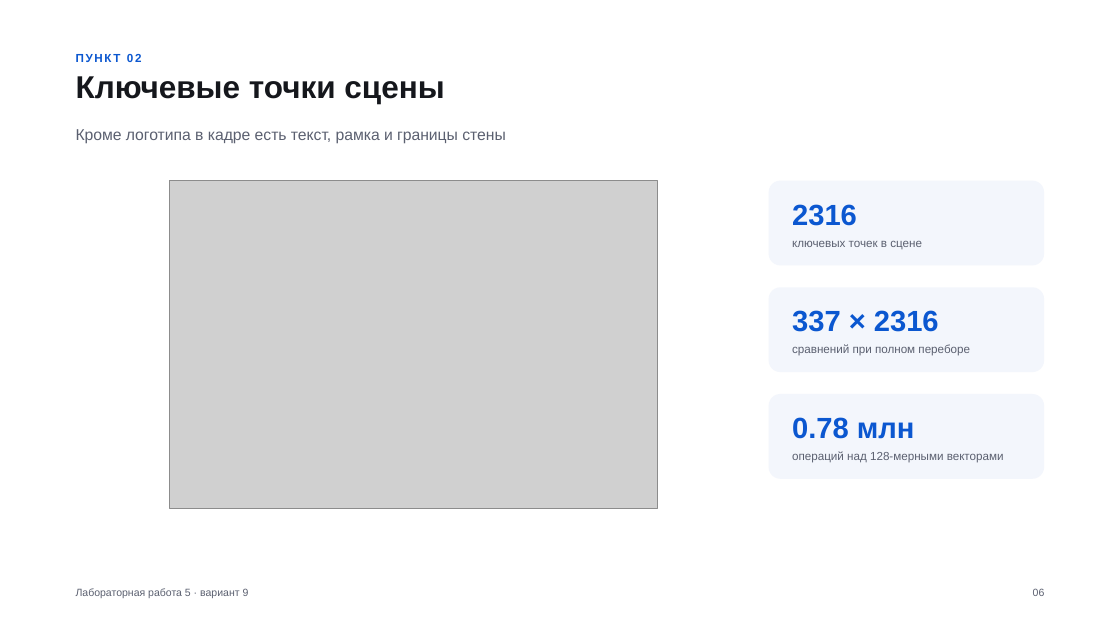
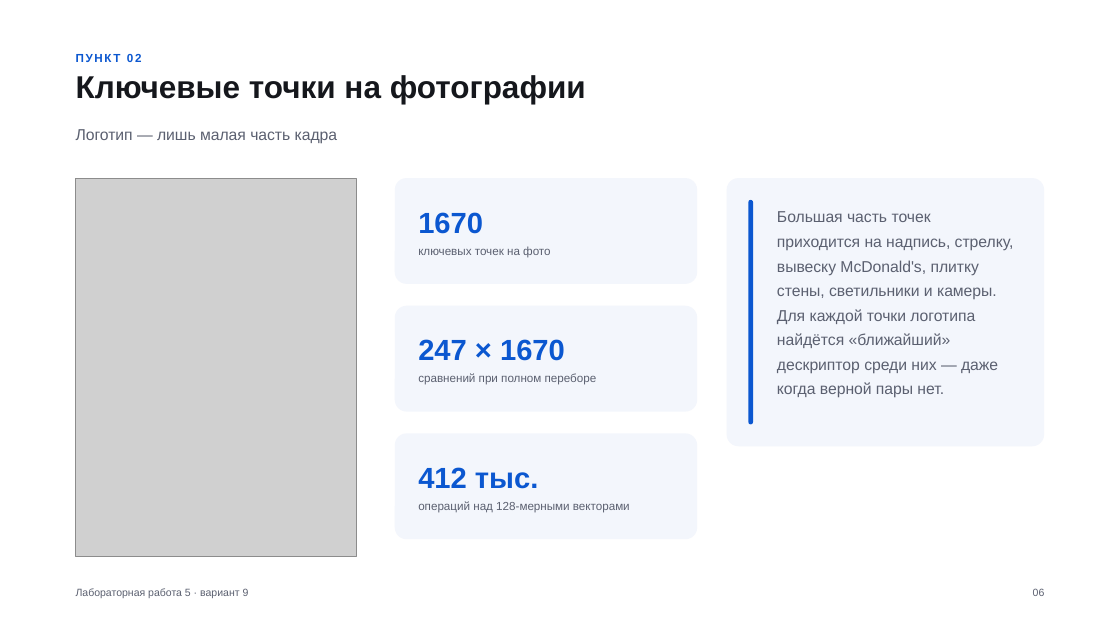
Before and after one commit to stepanshepilov/TSU_CV, a slide deck: slide 6 of lab5/Лабораторная_5_вариант_9.pptx. Drawn at 1120x630 pixels with LibreOffice and Linux fonts; fonts in the diff are those of the drawing; grey boxes stand for pictures. Boxes give left, top, right and bottom in pixels: in the first picture for what was removed or moved away, otherwise in the second. Text is boxed around its words. In the diff, an @@ line names an element or a change of style, - is before the commit and + after.

```diff
--- a/lab5/Лабораторная_5_вариант_9.pptx
+++ b/lab5/Лабораторная_5_вариант_9.pptx
@@ text at (76, 75, 586, 104): text changed @@
-Ключевые точки сцены
+Ключевые точки на фотографии
@@ text at (76, 129, 338, 144): text changed @@
-Кроме логотипа в кадре есть текст, рамка и границы стены
+Логотип — лишь малая часть кадра
@@ picture: place and size @@
-picture at (170, 181, 657, 508)
+picture at (76, 178, 356, 556)
@@ rounded rectangle: place and size @@
-rounded rectangle at (769, 181, 1044, 266)
+rounded rectangle at (395, 178, 697, 284)
@@ rounded rectangle added at (727, 178, 1044, 446), fill #F3F6FC @@
@@ rounded rectangle added at (749, 200, 754, 424), fill #0B57D0 @@
@@ text removed at (792, 204, 857, 226) @@
-2316
@@ text added at (418, 212, 483, 234), 25 pt, text #0B57D0, bold @@
+1670
@@ text added at (777, 211, 1014, 398), 13.5 pt, text #5B6070 @@
+Большая часть точек приходится на надпись, стрелку, вывеску McDonald's, плитку стены, светильники и камеры. Для каждой точки логотипа найдётся «ближайший» дескриптор среди них — даже когда верной пары нет.
@@ text at (418, 246, 550, 258): text changed @@
-ключевых точек в сцене
+ключевых точек на фото
@@ rounded rectangle: place and size @@
-rounded rectangle at (769, 287, 1044, 372)
+rounded rectangle at (395, 306, 697, 412)
@@ text removed at (792, 310, 939, 332) @@
-337 × 2316
@@ text added at (418, 339, 565, 361), 25 pt, text #0B57D0, bold @@
+247 × 1670
@@ text "сравнений при полном переборе": place and size @@
-text "сравнений при полном переборе" at (792, 344, 970, 356)
+text "сравнений при полном переборе" at (418, 373, 597, 385)
@@ text removed at (792, 417, 915, 439) @@
-0.78 млн
@@ proportions changed in 3 elements at (395, 178, 697, 284), (395, 306, 697, 412), (395, 434, 697, 539) @@
@@ rounded rectangle: place and size @@
-rounded rectangle at (769, 394, 1044, 479)
+rounded rectangle at (395, 434, 697, 539)
@@ text added at (418, 467, 538, 489), 25 pt, text #0B57D0, bold @@
+412 тыс.
@@ text "операций над 128-мерными векторами": place and size @@
-text "операций над 128-мерными векторами" at (792, 451, 1004, 463)
+text "операций над 128-мерными векторами" at (418, 501, 630, 513)
```
Also in this commit, not shown: 13 other slides changed, 2 slides added, 2 slides removed, 28 other files.
